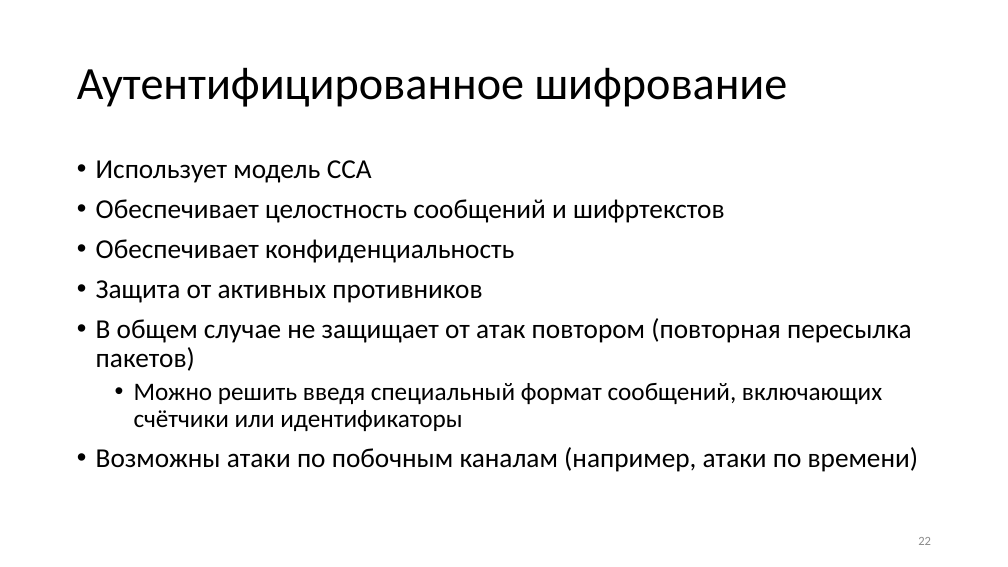
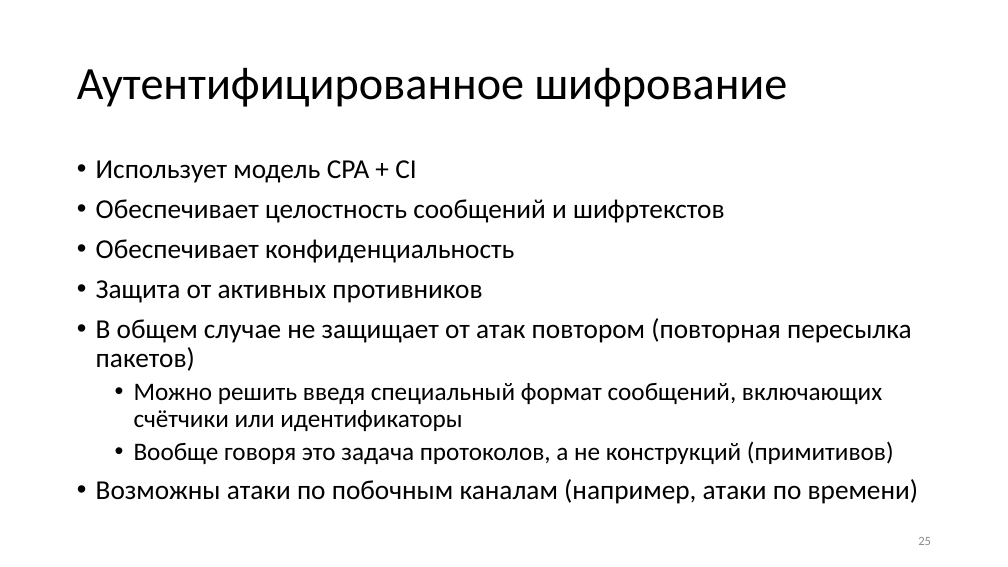
Before and after one commit to GeorgyFirsov-s-forks/CryptoLectures, a slide deck: slide 25 of Lectures/Lecture12.pptx (slide 22 before the commit). Drawn at 1008x567 pixels with LibreOffice and Linux fonts; fonts in the diff are those of the drawing. Boxes give left, top, right and bottom in pixels: in the first picture for what was removed or moved away, otherwise in the second. Text is boxed around its words. In the diff, an @@ line names an element or a change of style, - is before the commit and + after.

```diff
--- a/Lectures/Lecture12.pptx
+++ b/Lectures/Lecture12.pptx
@@ text at (96,160,416,183): text changed @@
-• Использует модель CCA
+• Использует модель CPA + CI
@@ text at (134,441,894,464): paragraph added @@
+  • Вообще говоря это задача протоколов, а не конструкций (примитивов)
@@ page number at (918,537,931,545): text changed @@
-22
+25
```
Also in this commit, not shown: 12 other slides changed, 6 slides added, 3 slides removed, 3 other files.
